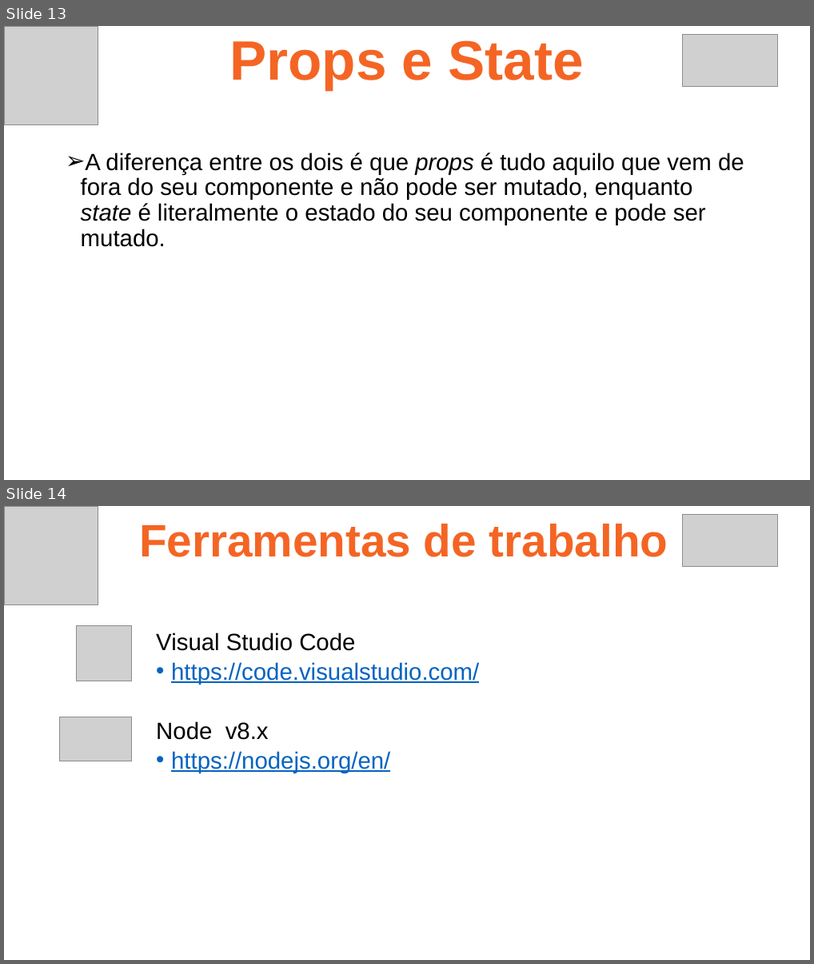
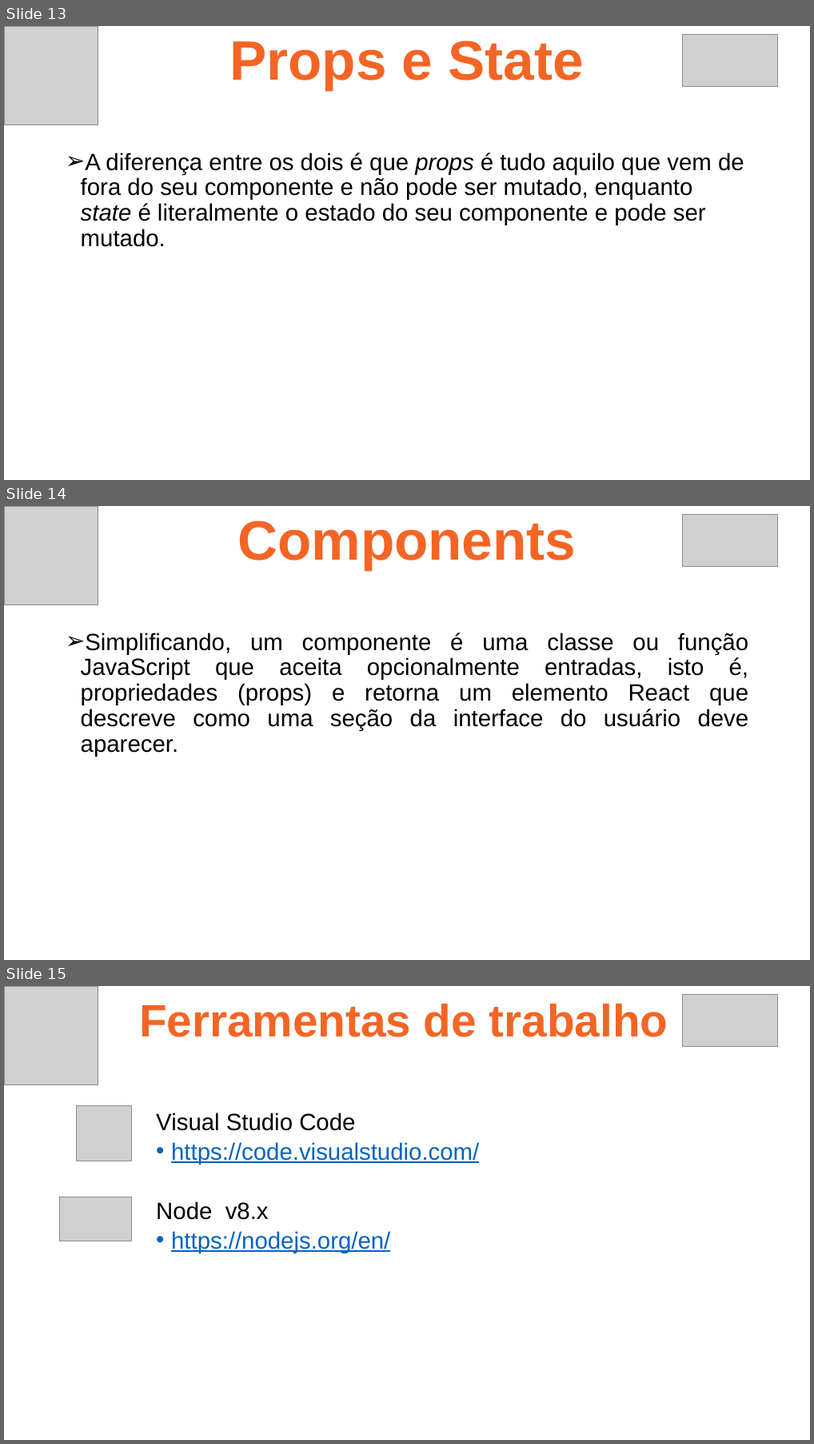
Before and after one commit to ruan4f/Treinamento_Node_React, a slide deck: material/ReactAula1.pptx. Shown one above the other, each under a label of ours: slides 13 and 14 before the commit, slides 13, 14 and 15 after it. The pictures are 814x964 and 814x1444 pixels, drawn with LibreOffice and Linux fonts; fonts in the diff are those of the drawing; grey boxes stand for pictures. Boxes give left, top, right and bottom in pixels: in the first picture for what was removed or moved away, otherwise in the second. Text is boxed around its words. In the diff, an @@ line names an element or a change of style, - is before the commit and + after.

```diff
--- a/material/ReactAula1.pptx
+++ b/material/ReactAula1.pptx
@@ slide 14 added at bbox=[4, 506, 810, 960], background #FFFFFF @@
@@ picture added at bbox=[4, 506, 98, 605] @@
@@ text added at bbox=[238, 520, 576, 570], 66 pt, text #F46524, bold @@
+Components
@@ picture added at bbox=[682, 514, 778, 566] @@
@@ text added at bbox=[81, 632, 750, 756], 28 pt, text #000000 @@
+➢ Simplificando, um componente é uma classe ou função JavaScript que aceita opcionalmente entradas, isto é, propriedades (props) e retorna um elemento React que descreve como uma seção da interface do usuário deve aparecer.
@@ what was slide 14 is now slide 15 @@
```
Also in this commit, not shown: 1 slide changed, 1 other file.
